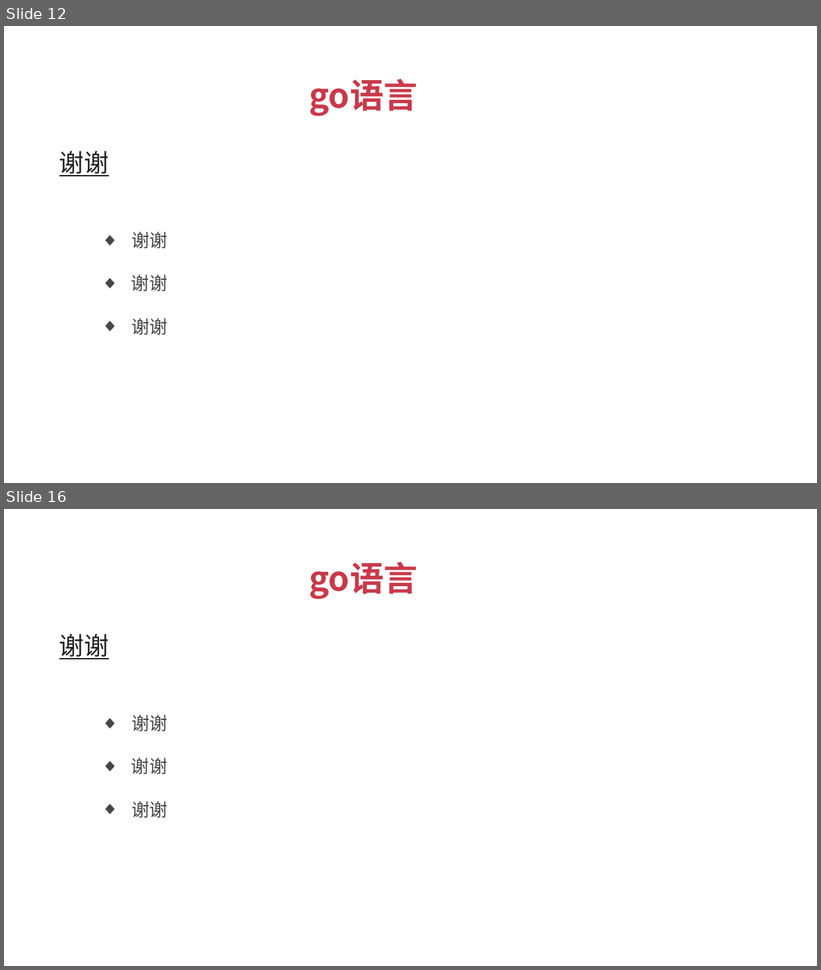
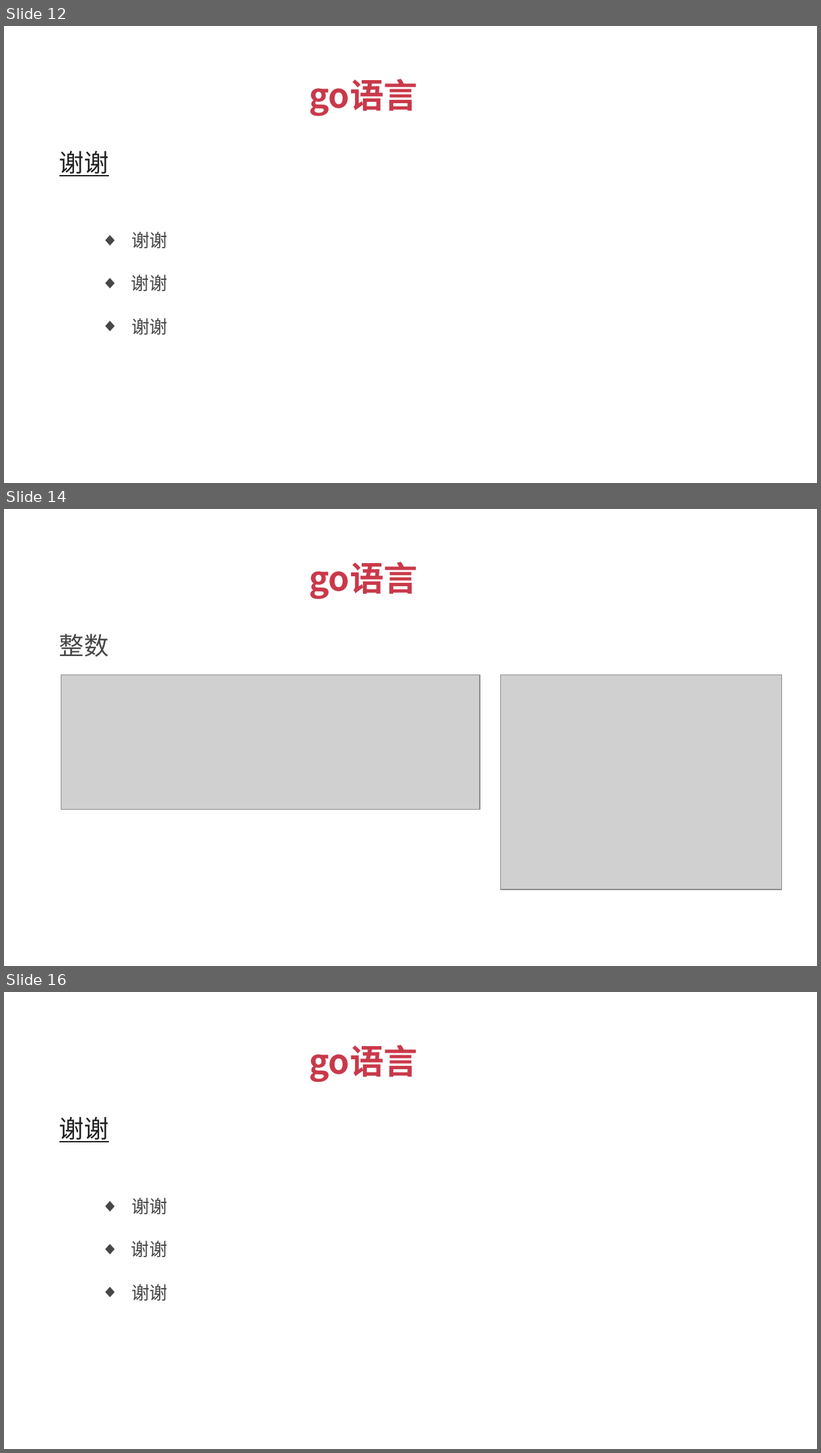
Before and after one commit to xuqiang76/golang, a slide deck: tuling/go语言_傻大猫.pptx. Shown one above the other, each under a label of ours: slides 12 and 16 before the commit, slides 12, 14 and 16 after it; the slides between them are not shown. The pictures are 821x970 and 821x1453 pixels, drawn with LibreOffice and Linux fonts; fonts in the diff are those of the drawing; grey boxes stand for pictures. Boxes give left, top, right and bottom in pixels: in the first picture for what was removed or moved away, otherwise in the second. Text is boxed around its words. In the diff, an @@ line names an element or a change of style, - is before the commit and + after.

```diff
--- a/tuling/go语言_傻大猫.pptx
+++ b/tuling/go语言_傻大猫.pptx
@@ slide 14 added at (x1=4, y1=509, x2=817, y2=966), background #FFFFFF @@
@@ text added at (x1=309, y1=562, x2=417, y2=599), 30 pt, text #C9394A, bold @@
+go语言
@@ text added at (x1=59, y1=634, x2=109, y2=657), 22 pt, text #474747, bold @@
+整数
@@ picture added at (x1=61, y1=675, x2=480, y2=810) @@
@@ picture added at (x1=501, y1=675, x2=782, y2=890) @@
```
Also in this commit, not shown: 2 slides changed, 2 other slides added, 3 slides removed, 5 other files.
